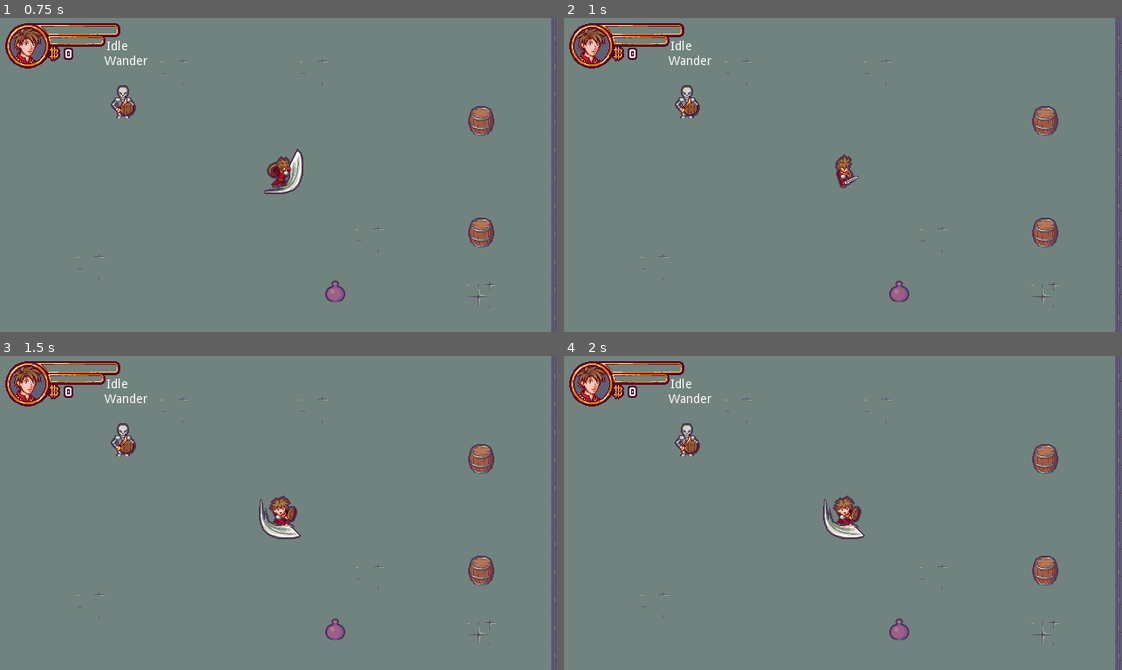
Above: before the commit, frames 1-4 (two rows, left to right).
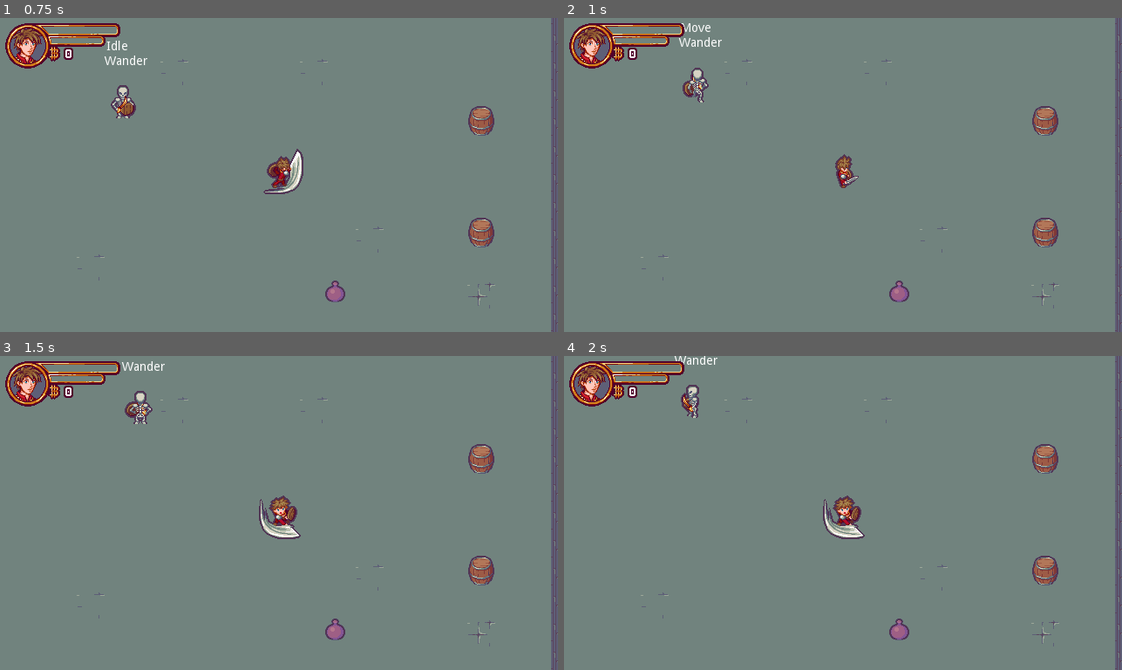
Above: after the commit, the same moments.

Repository: EvilYep/godot-rogue-like-tutorial
Game: Godot game, scene res://Scenes/Levels/Level.tscn
Same seed, same stepped clock (60 frames per second), same inputs: the game is played once before the commit and once after it. Sound files missing from this copy of the repository are replaced by a short silence.
Inputs:
- Up to frame 1 (0.75 s): tap Enter (ui_accept) at 0.5, 0.6 s; hold Right (ui_right) from 0.53 s (still down)
- Up to frame 2 (1 s): keep holding Right (ui_right); tap Enter (ui_accept) at 0.77 s
- Up to frame 3 (1.5 s): tap Enter (ui_accept) at 1.07, 1.35 s; release Right (ui_right) at 1.28 s; hold Down (ui_down) from 1.28 s (still down)
- Up to frame 4 (2 s): keep holding Down (ui_down); tap Enter (ui_accept) at 1.52, 1.82 s

Frame 1 is identical in both runs. In frame 2, 0.8% of the frame differs, in the area x 18-29%, y 1-32%; in frame 3, 0.8%, in the area x 18-30%, y 1-32%; in frame 4, 0.7%.

Commit message:
nested FSM :onion:

Diff:
--- /dev/null
+++ b/Scenes/Actors/Enemy/BehaviourStates/GoToState.gd
@@ -0,0 +1,6 @@
+extends State
+
+class_name GoToState
+
+func enter_state() -> void:
+	owner.state_machine.set_state("Move")
--- /dev/null
+++ b/Scenes/Actors/Enemy/BehaviourStates/WaitState.gd
@@ -0,0 +1,20 @@
+extends State
+
+class_name WaitState
+
+export var min_wait_time : float = 0.8
+export var max_wait_time : float = 1.2
+
+signal wait_time_finished
+
+func _ready() -> void:
+	var __ = $Timer.connect("timeout", self, "_on_Timer_timeout")
+
+func enter_state() -> void:
+	if owner.state_machine != null:
+		owner.state_machine.set_state("Idle")
+	var wait_time = rand_range(min_wait_time, max_wait_time)
+	$Timer.start(wait_time)
+
+func _on_Timer_timeout() -> void:
+	emit_signal("wait_time_finished")
--- a/Scenes/Actors/Enemy/BehaviourStates/WanderState.gd
+++ b/Scenes/Actors/Enemy/BehaviourStates/WanderState.gd
@@ -1,8 +1,32 @@
-extends State
+extends StateMachine
 
 class_name WanderState
 
-func enter_state() -> void:
-	if owner.state_machine == null:
-		return
-	owner.state_machine.set_state("Idle")
+export var min_wander_dist : float = 40.0
+export var max_wander_dist : float = 70.0
+
+#### BUILT-IN ####
+func _ready() -> void:
+	var __ = $Wait.connect("wait_time_finished", self, "_on_Wait_wait_time_finished")
+	__ = owner.connect("move_path_finished", self, "_on_Enemy_move_path_finished")
+
+#### LOGIC ####
+
+func _generate_new_destination() -> Vector2:
+	var angle = deg2rad(rand_range(0.0, 360.0))
+	var direction = Vector2(sin(angle), cos(angle))
+	var distance = rand_range(min_wander_dist, max_wander_dist)
+
+	return owner.global_position + direction * distance
+
+#### SIGNAL RESPONSES ####
+
+func _on_Wait_wait_time_finished() -> void:
+	var destination = _generate_new_destination()
+	owner.update_move_path(destination)
+
+	set_state("GoTo")
+
+func _on_Enemy_move_path_finished() -> void:
+	if is_current_state():
+		set_state("Wait")
--- a/Scenes/Actors/Enemy/Enemy.gd
+++ b/Scenes/Actors/Enemy/Enemy.gd
@@ -14,6 +14,7 @@
 
 signal target_in_chase_area_changed
 signal target_in_attack_area_changed
+signal move_path_finished
 
 #### ACCESSORS ####
 
@@ -66,6 +67,9 @@
 	if dist < speed * delta:
 		var __ = move_and_collide(dir * dist)
 		path.remove(0)
+
+		if path.empty():
+			emit_signal("move_path_finished")
 	else:
 		var __= move_and_collide(dir * speed * delta)
 
--- a/Scenes/Actors/Enemy/Skeleton/Skeleton.tscn
+++ b/Scenes/Actors/Enemy/Skeleton/Skeleton.tscn
@@ -1,13 +1,15 @@
-[gd_scene load_steps=13 format=2]
+[gd_scene load_steps=15 format=2]
 
 [ext_resource path="res://Scenes/Actors/Enemy/Enemy.tscn" type="PackedScene" id=1]
 [ext_resource path="res://Scenes/Actors/Enemy/Skeleton/SkeletonSpriteFrame.tres" type="SpriteFrames" id=2]
-[ext_resource path="res://Scenes/Actors/Enemy/BehaviourStates/AttackState.gd" type="Script" id=3]
+[ext_resource path="res://Scenes/Actors/Enemy/BehaviourStates/GoToState.gd" type="Script" id=3]
 [ext_resource path="res://StateMachine/StateMachine.gd" type="Script" id=4]
 [ext_resource path="res://StateMachine/StateLabel.gd" type="Script" id=5]
 [ext_resource path="res://Scenes/Actors/Enemy/BehaviourStates/ChaseState.gd" type="Script" id=6]
 [ext_resource path="res://Scenes/Actors/Enemy/Skeleton/EnemyMoveState.gd" type="Script" id=7]
 [ext_resource path="res://Scenes/Actors/Enemy/BehaviourStates/WanderState.gd" type="Script" id=8]
+[ext_resource path="res://Scenes/Actors/Enemy/BehaviourStates/AttackState.gd" type="Script" id=9]
+[ext_resource path="res://Scenes/Actors/Enemy/BehaviourStates/WaitState.gd" type="Script" id=10]
 
 [sub_resource type="CircleShape2D" id=1]
 
@@ -47,11 +49,20 @@
 [node name="Wander" type="Node" parent="BehaviourTree" index="0"]
 script = ExtResource( 8 )
 
+[node name="Wait" type="Node" parent="BehaviourTree/Wander" index="0"]
+script = ExtResource( 10 )
+
+[node name="Timer" type="Timer" parent="BehaviourTree/Wander/Wait" index="0"]
+one_shot = true
+
+[node name="GoTo" type="Node" parent="BehaviourTree/Wander" index="1"]
+script = ExtResource( 3 )
+
 [node name="Chase" type="Node" parent="BehaviourTree" index="1"]
 script = ExtResource( 6 )
 
 [node name="Attack" type="Node" parent="BehaviourTree" index="2"]
-script = ExtResource( 3 )
+script = ExtResource( 9 )
 
 [node name="Cooldown" type="Timer" parent="BehaviourTree/Attack" index="0"]
 one_shot = true
@@ -63,9 +74,19 @@
 margin_bottom = -42.0
 script = ExtResource( 5 )
 
+[node name="ChaseArea" parent="." index="5"]
+__meta__ = {
+"_edit_lock_": true
+}
+
 [node name="CollisionShape2D" parent="ChaseArea" index="0"]
 scale = Vector2( 17.28, 17.28 )
 shape = SubResource( 3 )
+
+[node name="AttackArea" parent="." index="6"]
+__meta__ = {
+"_edit_lock_": true
+}
 
 [node name="CollisionShape2D" parent="AttackArea" index="0"]
 scale = Vector2( 2.76, 2.76 )
--- a/Scenes/InteractiveObjects/Collectables/States/CollectableSpawnState.gd
+++ b/Scenes/InteractiveObjects/Collectables/States/CollectableSpawnState.gd
@@ -16,7 +16,7 @@
 	var __ = spawn_duration_timer.connect("timeout", self, "_on_SpawnDurationTimer_timeout")
 
 func enter_state() -> void:
-	var rdm_angle = rand_range(0.0, 360.0)
+	var rdm_angle = deg2rad(rand_range(0.0, 360.0))
 	spawn_dir = Vector2(sin(rdm_angle), cos(rdm_angle))
 	spawn_duration_timer.start()
 
--- a/StateMachine/State.gd
+++ b/StateMachine/State.gd
@@ -2,7 +2,10 @@
 
 class_name State
 
-# Abstract Class
+onready var state_machine = get_parent()
+
+#### VIRTUAL ####
+
 func enter_state() -> void:
 	pass
 
@@ -11,3 +14,6 @@
 
 func update(_delta: float) -> void:
 	pass
+
+func is_current_state() -> bool:
+	return state_machine.get_state() == self
--- a/StateMachine/StateMachine.gd
+++ b/StateMachine/StateMachine.gd
@@ -1,4 +1,4 @@
-extends Node2D
+extends State
 
 class_name StateMachine
 
@@ -22,7 +22,8 @@
 	previous_state = current_state
 	current_state = state
 
-	current_state.enter_state()
+	if current_state != null:
+		current_state.enter_state()
 
 	emit_signal("state_changed", current_state)
 
@@ -38,8 +39,21 @@
 #### BUILT-IN ####
 
 func _ready() -> void:
-	set_state(get_child(0))
+	set_to_default_state()
 
 func _physics_process(delta: float) -> void:
 	if current_state != null:
 		current_state.update(delta)
+
+#### VIRTUAL ####
+
+func enter_state() -> void:
+	set_to_default_state()
+
+func exit_state() -> void:
+	set_state(null)
+
+#### LOGIC ####
+
+func set_to_default_state() -> void:
+	set_state(get_child(0))
--- a/project.godot
+++ b/project.godot
@@ -54,6 +54,11 @@
 "language": "GDScript",
 "path": "res://Scenes/Actors/Enemy/Skeleton/EnemyMoveState.gd"
 }, {
+"base": "State",
+"class": "GoToState",
+"language": "GDScript",
+"path": "res://Scenes/Actors/Enemy/BehaviourStates/GoToState.gd"
+}, {
 "base": "Actor",
 "class": "Player",
 "language": "GDScript",
@@ -69,12 +74,17 @@
 "language": "GDScript",
 "path": "res://StateMachine/StateLabel.gd"
 }, {
-"base": "Node2D",
+"base": "State",
 "class": "StateMachine",
 "language": "GDScript",
 "path": "res://StateMachine/StateMachine.gd"
 }, {
 "base": "State",
+"class": "WaitState",
+"language": "GDScript",
+"path": "res://Scenes/Actors/Enemy/BehaviourStates/WaitState.gd"
+}, {
+"base": "StateMachine",
 "class": "WanderState",
 "language": "GDScript",
 "path": "res://Scenes/Actors/Enemy/BehaviourStates/WanderState.gd"
@@ -89,10 +99,12 @@
 "CollectableSpawnState": "",
 "Enemy": "",
 "EnemyMoveState": "",
+"GoToState": "",
 "Player": "",
 "State": "",
 "StateLabel": "",
 "StateMachine": "",
+"WaitState": "",
 "WanderState": ""
 }
 
